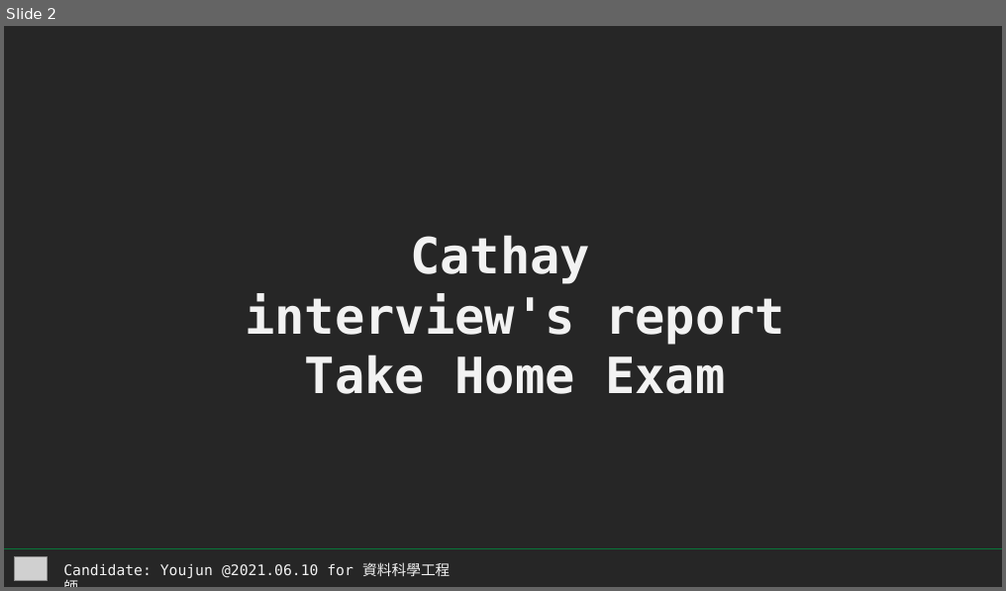
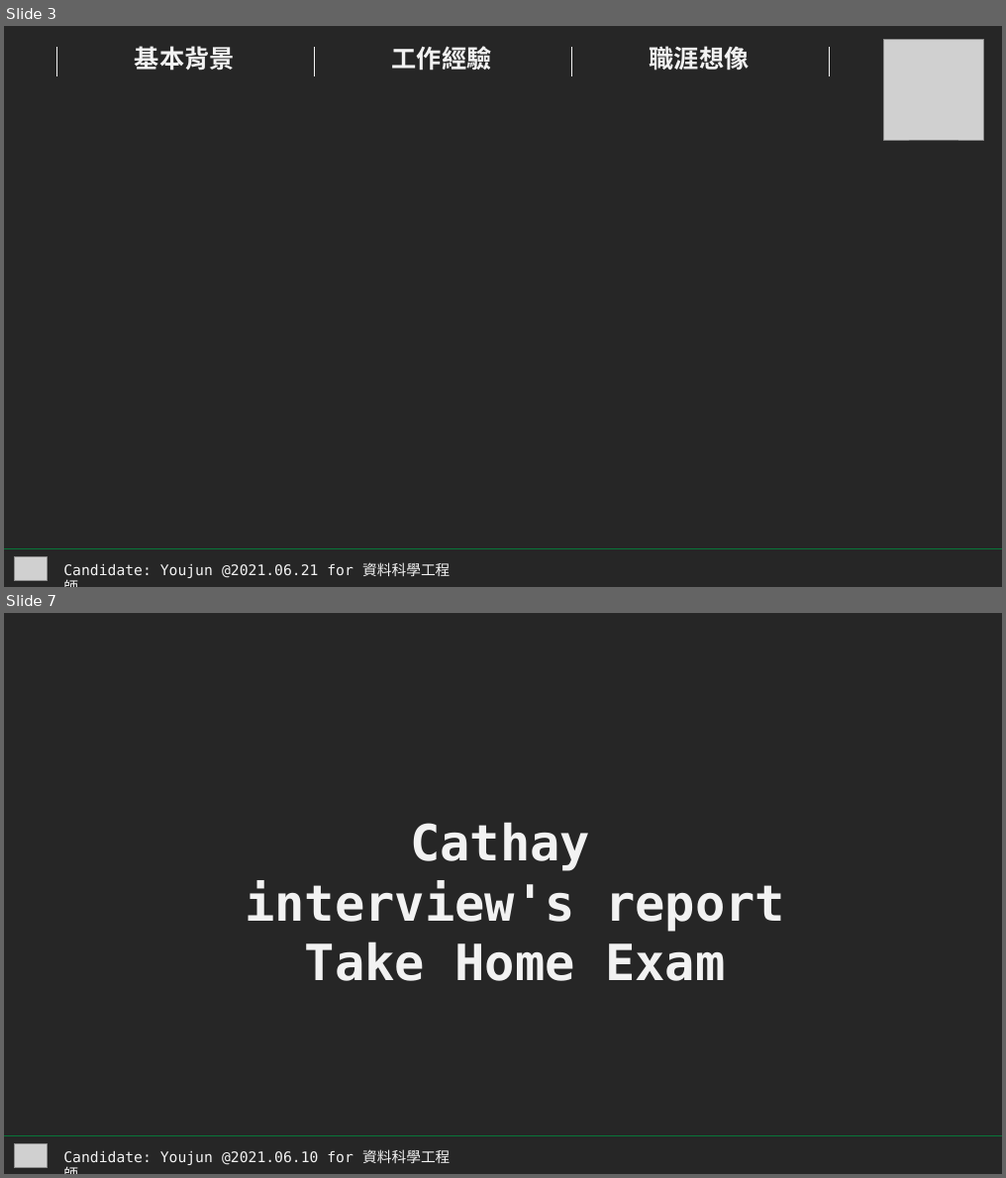
Before and after one commit to littlefish0331/cathay_intervie_591, a slide deck: report_youjun.pptx. Shown one above the other, each under a label of ours: slide 2 before the commit, slides 3 and 7 after it; the slides between them are not shown. The pictures are 1006x591 and 1006x1178 pixels, drawn with LibreOffice and Linux fonts; fonts in the diff are those of the drawing; grey boxes stand for pictures. Boxes give left, top, right and bottom in pixels: in the first picture for what was removed or moved away, otherwise in the second. Text is boxed around its words. In the diff, an @@ line names an element or a change of style, - is before the commit and + after.

```diff
--- a/report_youjun.pptx
+++ b/report_youjun.pptx
@@ slide 3 added at box(4, 26, 1002, 587), background #262626 @@
@@ line added from (56, 76) to (56, 47), #F2F2F2 0.5 pt @@
@@ text added at box(135, 46, 235, 71), 24 pt, text #F2F2F2, bold @@
+基本背景
@@ line added from (314, 76) to (314, 47), #F2F2F2 0.5 pt @@
@@ text added at box(392, 46, 492, 71), 24 pt, text #F2F2F2, bold @@
+工作經驗
@@ line added from (571, 76) to (571, 47), #F2F2F2 0.5 pt @@
@@ text added at box(649, 46, 749, 70), 24 pt, text #F2F2F2, bold @@
+職涯想像
@@ line added from (829, 76) to (829, 47), #F2F2F2 0.5 pt @@
@@ picture added at box(884, 40, 985, 140) @@
@@ line added from (4, 550) to (1002, 550), #087639 0.5 pt @@
@@ picture added at box(14, 558, 47, 580) @@
@@ text added at box(63, 563, 450, 578), 14 pt, text #F2F2F2 @@
+Candidate: Youjun @2021.06.21 for 資料科學工程師
@@ what was slide 2 is now slide 7 @@
```
Also in this commit, not shown: 30 other slides added, 3 slides removed, 14 other files.
